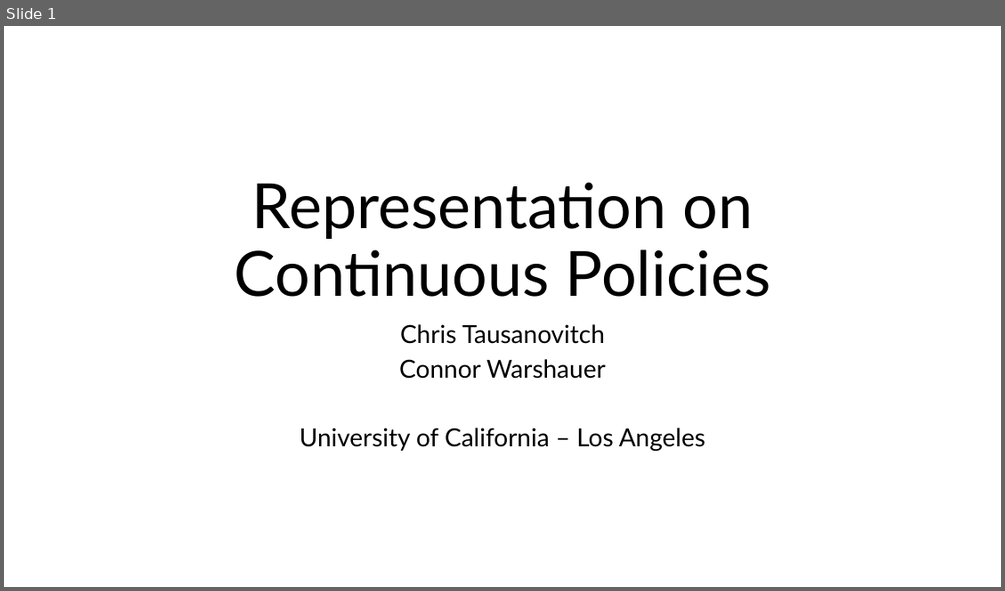
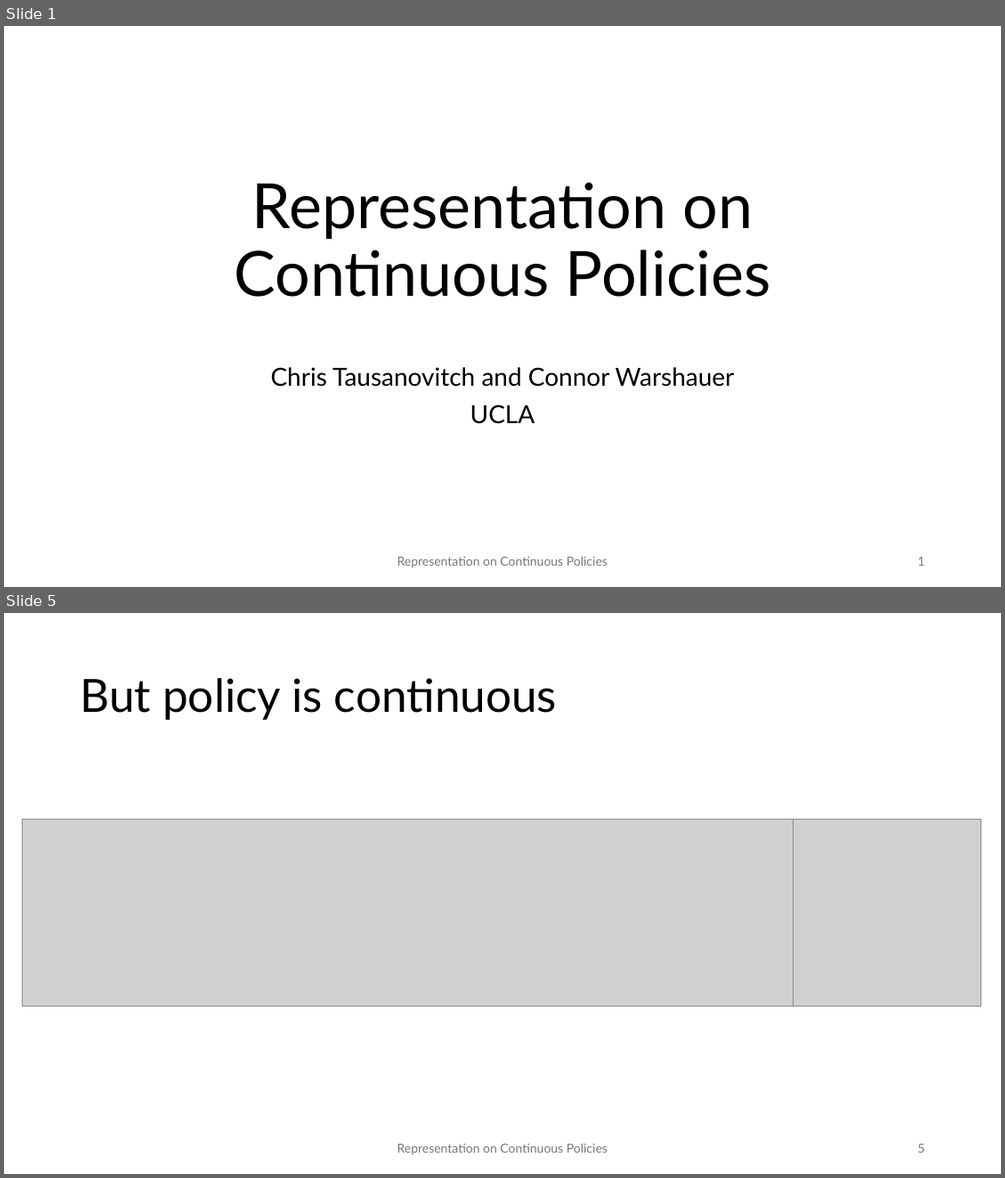
Before and after one commit to ctausanovitch/ctausanovitch.github.io, a slide deck: minwage.pptx. Shown one above the other, each under a label of ours: slide 1 before the commit, slides 1 and 5 after it; the slides between them are not shown. The pictures are 1005x591 and 1005x1178 pixels, drawn with LibreOffice and Linux fonts; fonts in the diff are those of the drawing; grey boxes stand for pictures. Boxes give left, top, right and bottom in pixels: in the first picture for what was removed or moved away, otherwise in the second. Text is boxed around its words. In the diff, an @@ line names an element or a change of style, - is before the commit and + after.

```diff
--- a/minwage.pptx
+++ b/minwage.pptx
@@ slide 5 added at [4, 613, 1001, 1174], background #FFFFFF @@
@@ title added at [80, 678, 557, 720], 44 pt, text #000000 @@
+But policy is continuous
@@ picture added at [22, 819, 793, 1005] @@
@@ picture added at [793, 819, 980, 1005] @@
@@ text added at [397, 1143, 607, 1155], 12 pt, text #797979 @@
+Representation on Continuous Policies
@@ page number added at [917, 1143, 924, 1152], 12 pt, text #797979 @@
+5
@@ slide 1 changed as well @@
@@ subtitle at [271, 367, 735, 424]: text changed @@
-Chris Tausanovitch
-Connor Warshauer
-University of California – Los Angeles
+Chris Tausanovitch and Connor Warshauer
+UCLA
@@ text added at [397, 556, 607, 568], 12 pt, text #797979 @@
+Representation on Continuous Policies
@@ page number added at [917, 556, 924, 565], 12 pt, text #797979 @@
+1
```
Also in this commit, not shown: 1 other slide changed, 35 other slides added, 17 slides removed, 1 other file.
